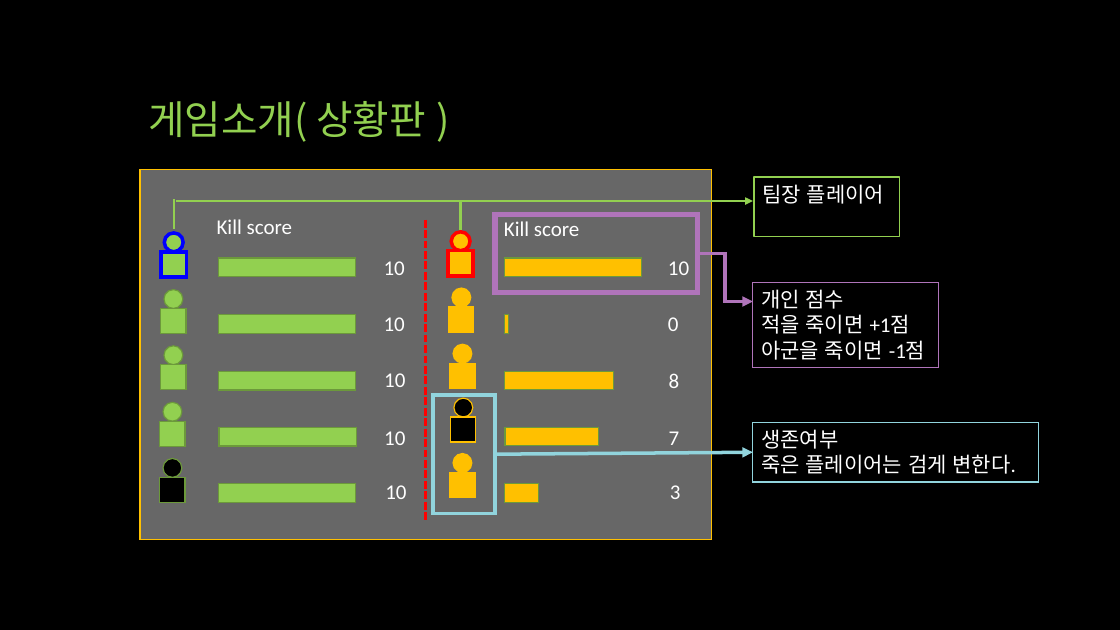
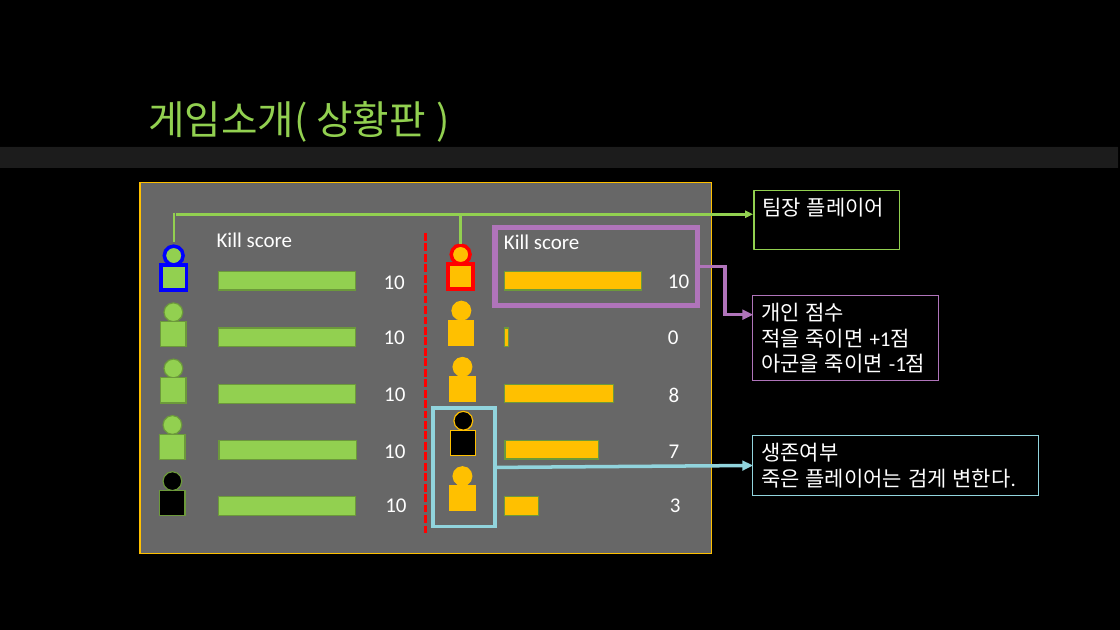
Before and after one commit to qwert830/SP, a slide deck: slide 9 of 기획/UTB (Unknown Team Battle).pptx (slide 10 before the commit). Drawn at 1120x630 pixels with LibreOffice and Linux fonts; fonts in the diff are those of the drawing. Boxes give left, top, right and bottom in pixels: in the first picture for what was removed or moved away, otherwise in the second. Text is boxed around its words. In the diff, an @@ line names an element or a change of style, - is before the commit and + after.

```diff
--- a/기획/UTB (Unknown Team Battle).pptx
+++ b/기획/UTB (Unknown Team Battle).pptx
@@ rectangle added at [0, 147, 1118, 168], fill #262626 at 75% opacity @@
@@ 2 rectangles, 1 elbow arrow: place and size @@
-2 rectangles, 1 elbow arrow at [219, 254, 753, 446]
+2 rectangles, 1 elbow arrow at [219, 266, 753, 459]
@@ 24 rectangles, 12 texts, 10 ellipses, 3 lines, 2 arrows: place and size @@
-24 rectangles, 12 texts, 10 ellipses, 3 lines, 2 arrows at [140, 170, 1038, 540]
+24 rectangles, 12 texts, 10 ellipses, 3 lines, 2 arrows at [140, 183, 1038, 554]
```
Also in this commit, not shown: 12 other slides changed, 1 slide added, 1 slide removed.
